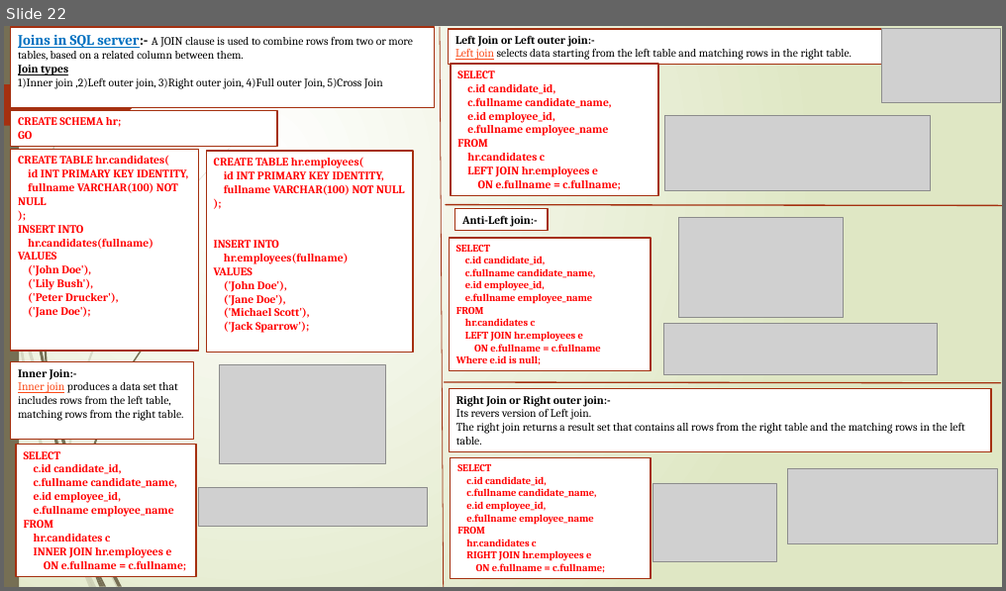
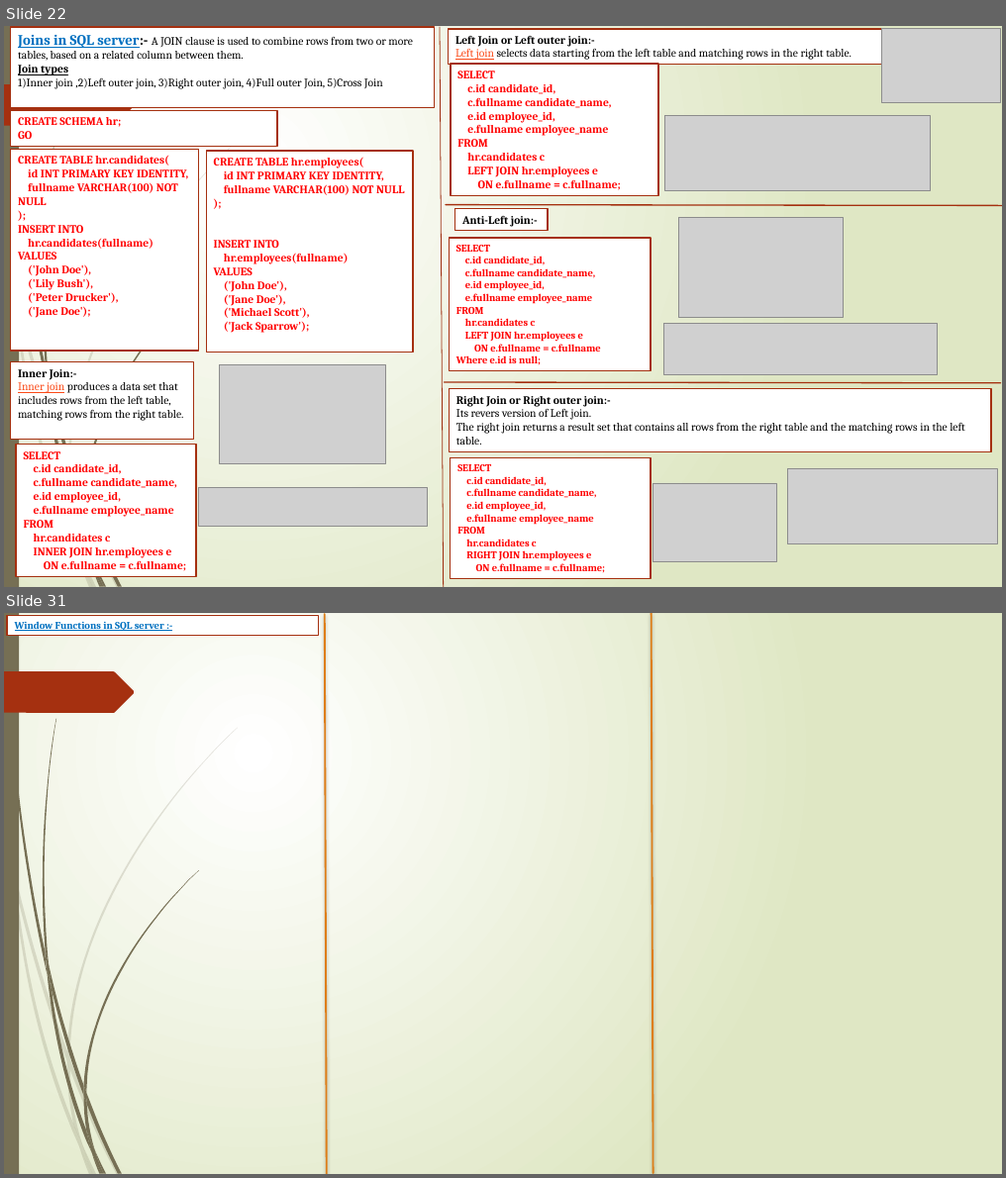
Before and after one commit to tanajisulagave/SQL-Server, a slide deck: SQL Server/SQL_PPT.pptx. Shown one above the other, each under a label of ours: slide 22 before the commit, slides 22 and 31 after it; the slides between them are not shown. The pictures are 1006x591 and 1006x1178 pixels, drawn with LibreOffice and Linux fonts; fonts in the diff are those of the drawing; grey boxes stand for pictures. Boxes give left, top, right and bottom in pixels: in the first picture for what was removed or moved away, otherwise in the second. Text is boxed around its words. In the diff, an @@ line names an element or a change of style, - is before the commit and + after.

```diff
--- a/SQL Server/SQL_PPT.pptx
+++ b/SQL Server/SQL_PPT.pptx
@@ slide 31 added at (4,613,1002,1174), background gradient #FFFFFF to #DFE8C4; not listed: 20 template elements that a slide beside it also shows @@
@@ rectangle added at (7,615,319,636), fill #FFFFFF, outline #A53010 1.25 pt, 10 pt, text #0070C0, bold, underline @@
+Window Functions in SQL server :-
@@ line added from (325, 614) to (327, 1174), #DE7E18 1.75 pt @@
@@ line added from (651, 613) to (653, 1173), #DE7E18 1.75 pt @@
@@ freeform shape added at (67,1052,70,1069), fill #766F54 at 20% opacity @@
@@ freeform shape added at (67,1061,82,1146), fill #766F54 at 20% opacity @@
@@ freeform shape added at (83,1085,86,1104), fill #766F54 @@
@@ freeform shape added at (83,1096,94,1152), fill #766F54 @@
```
Also in this commit, not shown: 1 slide changed, 6 other slides added.
